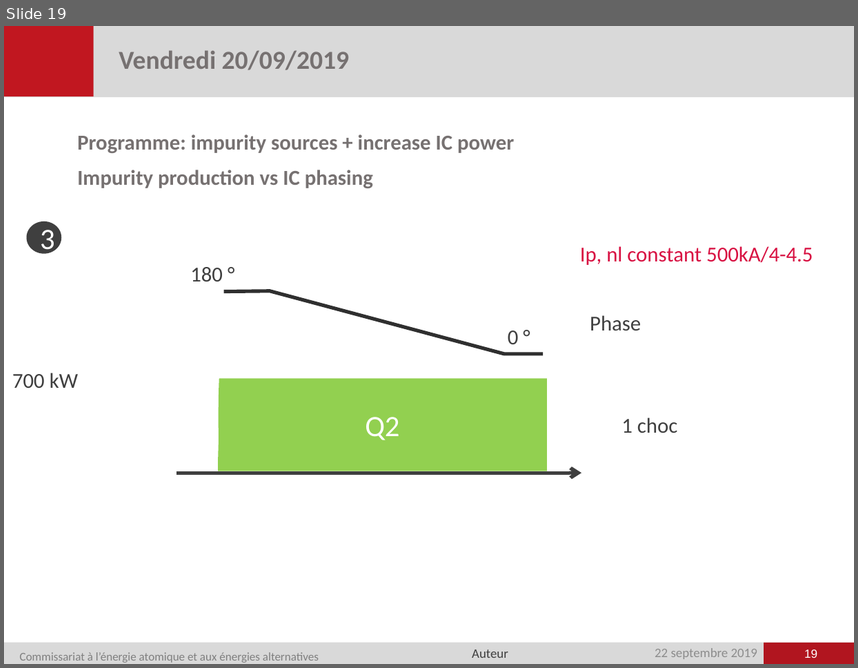
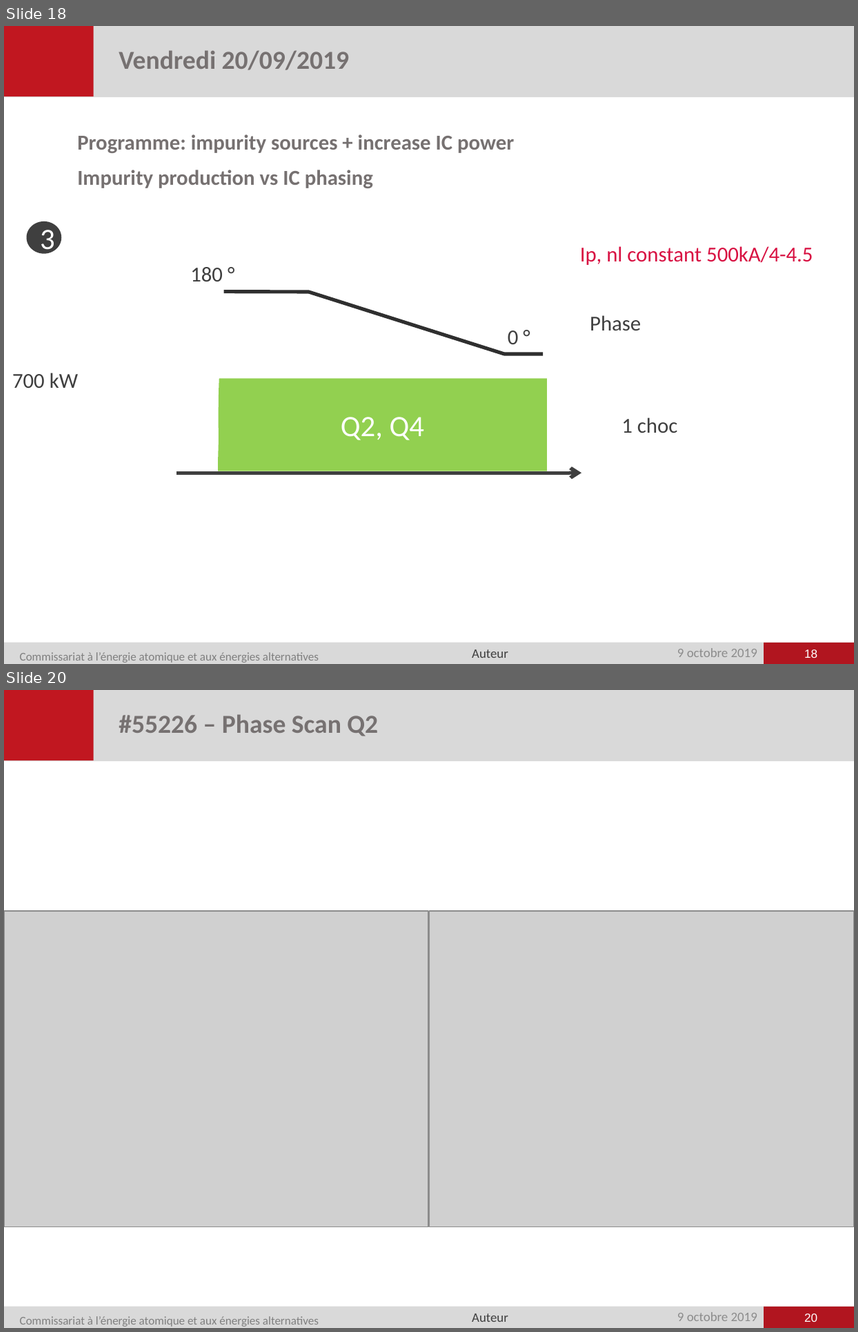
Before and after one commit to jhillairet/WEST_C4, a slide deck: presentations/WEST_IC_week38.pptx. Shown one above the other, each under a label of ours: slide 19 before the commit, slides 18 and 20 after it; the slides between them are not shown. The pictures are 858x668 and 858x1332 pixels, drawn with LibreOffice and Linux fonts; fonts in the diff are those of the drawing; grey boxes stand for pictures; background and template pictures are left out. Boxes give left, top, right and bottom in pixels: in the first picture for what was removed or moved away, otherwise in the second. Text is boxed around its words. In the diff, an @@ line names an element or a change of style, - is before the commit and + after.

Commit message:
ajouter de courbe sur les tests de scan de phase

```diff
--- a/presentations/WEST_IC_week38.pptx
+++ b/presentations/WEST_IC_week38.pptx
@@ slide 20 added at bbox=[4, 690, 854, 1328], background #FFFFFF; not listed: 7 template elements that a slide beside it also shows @@
@@ title added at bbox=[119, 714, 378, 736], 22 pt, text #767171, bold @@
+#55226 – Phase Scan Q2
@@ picture added at bbox=[4, 911, 428, 1226] @@
@@ picture added at bbox=[430, 911, 854, 1226] @@
@@ page number added at bbox=[804, 1313, 818, 1321], 10 pt, text #FFFFFF @@
+20
@@ what was slide 19 is now slide 18 @@
@@ slide 18 changed as well @@
@@ freeform shape at bbox=[224, 291, 543, 353]: outline redrawn @@
@@ text in freeform shape at bbox=[341, 417, 424, 440]: text changed @@
-Q2
+Q2, Q4
@@ text at bbox=[677, 648, 757, 657]: text changed @@
-22 septembre 2019
+9 octobre 2019
@@ page number at bbox=[804, 649, 818, 657]: text changed @@
-19
+18
```
Also in this commit, not shown: 15 other slides changed, 1 other slide added, 2 slides removed.
